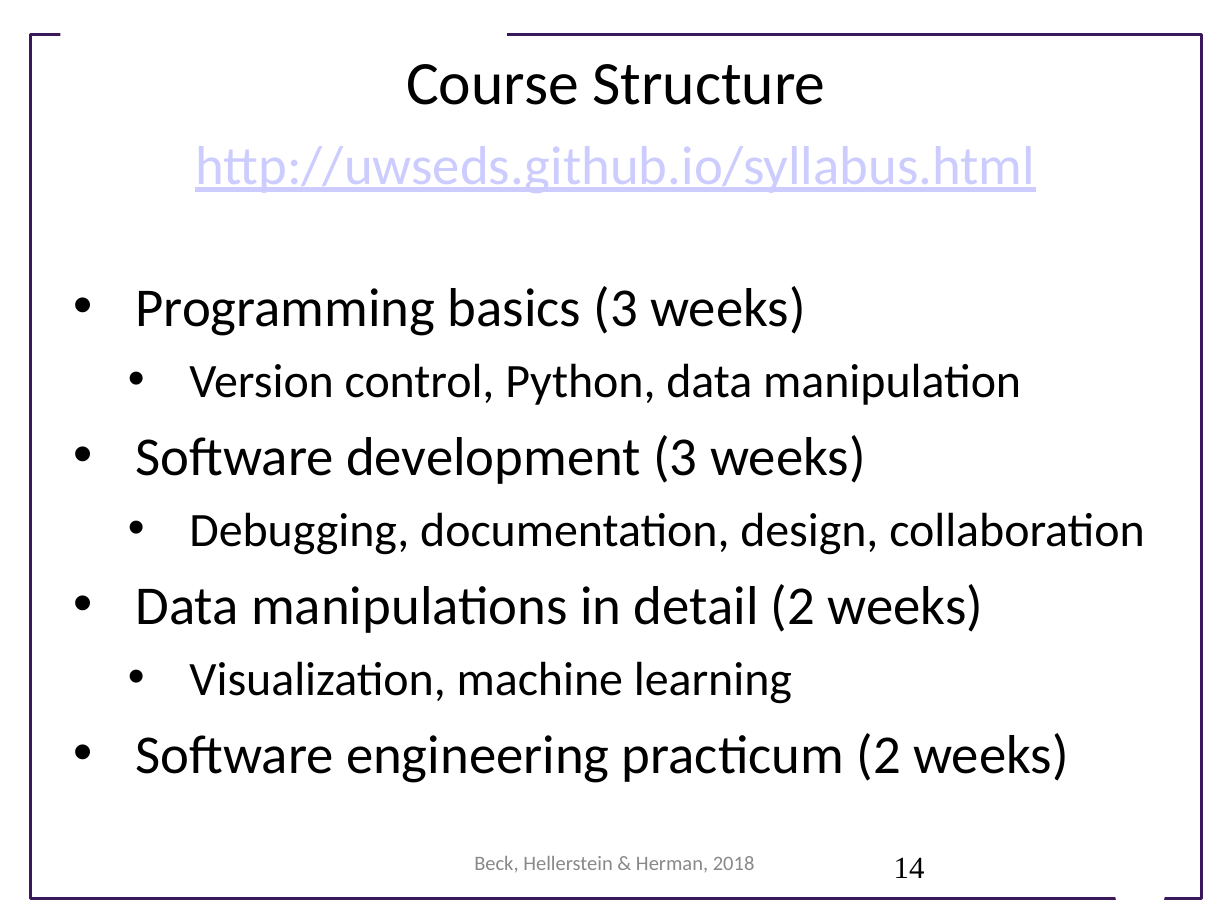
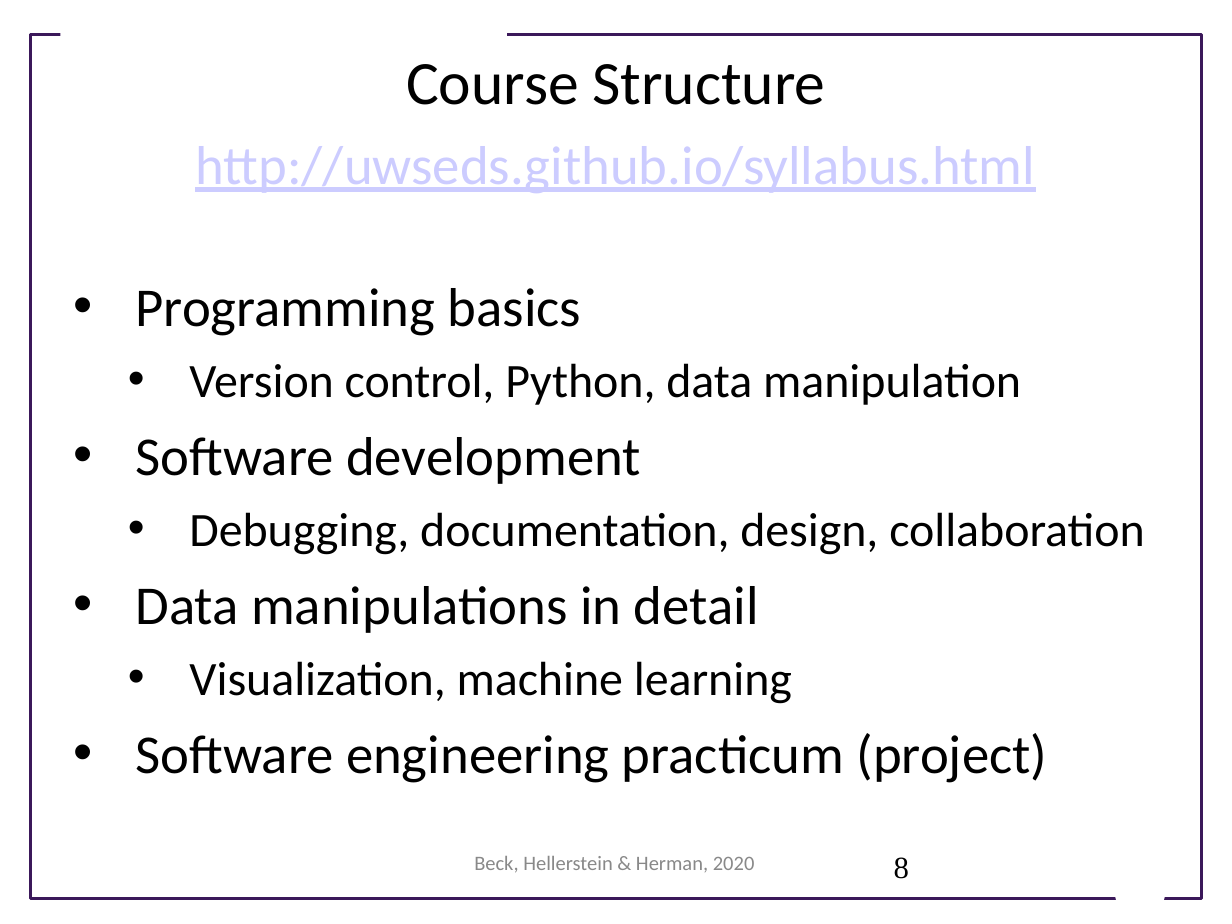
Before and after one commit to UWSEDS/LectureNotes, a slide deck: slide 8 of 01_CourseIntro_DataEssentials/Course Introduction.pptx (slide 14 before the commit). Drawn at 1232x924 pixels with LibreOffice and Linux fonts; fonts in the diff are those of the drawing; background and template pictures are left out. Boxes give left, top, right and bottom in pixels: in the first picture for what was removed or moved away, otherwise in the second. Text is boxed around its words. In the diff, an @@ line names an element or a change of style, - is before the commit and + after.

Commit message:
revised the intro for this year to match the plan and to focus more on projects

```diff
--- a/01_CourseIntro_DataEssentials/Course Introduction.pptx
+++ b/01_CourseIntro_DataEssentials/Course Introduction.pptx
@@ text at [136,288,581,336]: text changed @@
-• Programming basics (3 weeks)
+• Programming basics
@@ text at [136,437,641,484]: text changed @@
-• Software development (3 weeks)
+• Software development
@@ text at [136,586,759,633]: text changed @@
-• Data manipulations in detail (2 weeks)
+• Data manipulations in detail
@@ text at [136,733,1048,783]: text changed @@
-• Software engineering practicum (2 weeks)
+• Software engineering practicum (project)
@@ text at [474,856,755,873]: text changed @@
-Beck, Hellerstein & Herman, 2018
+Beck, Hellerstein & Herman, 2020
@@ page number at [894,857,909,879]: text changed @@
-14
+8
```
Also in this commit, not shown: 12 other slides changed, 12 slides added, 6 slides removed.
